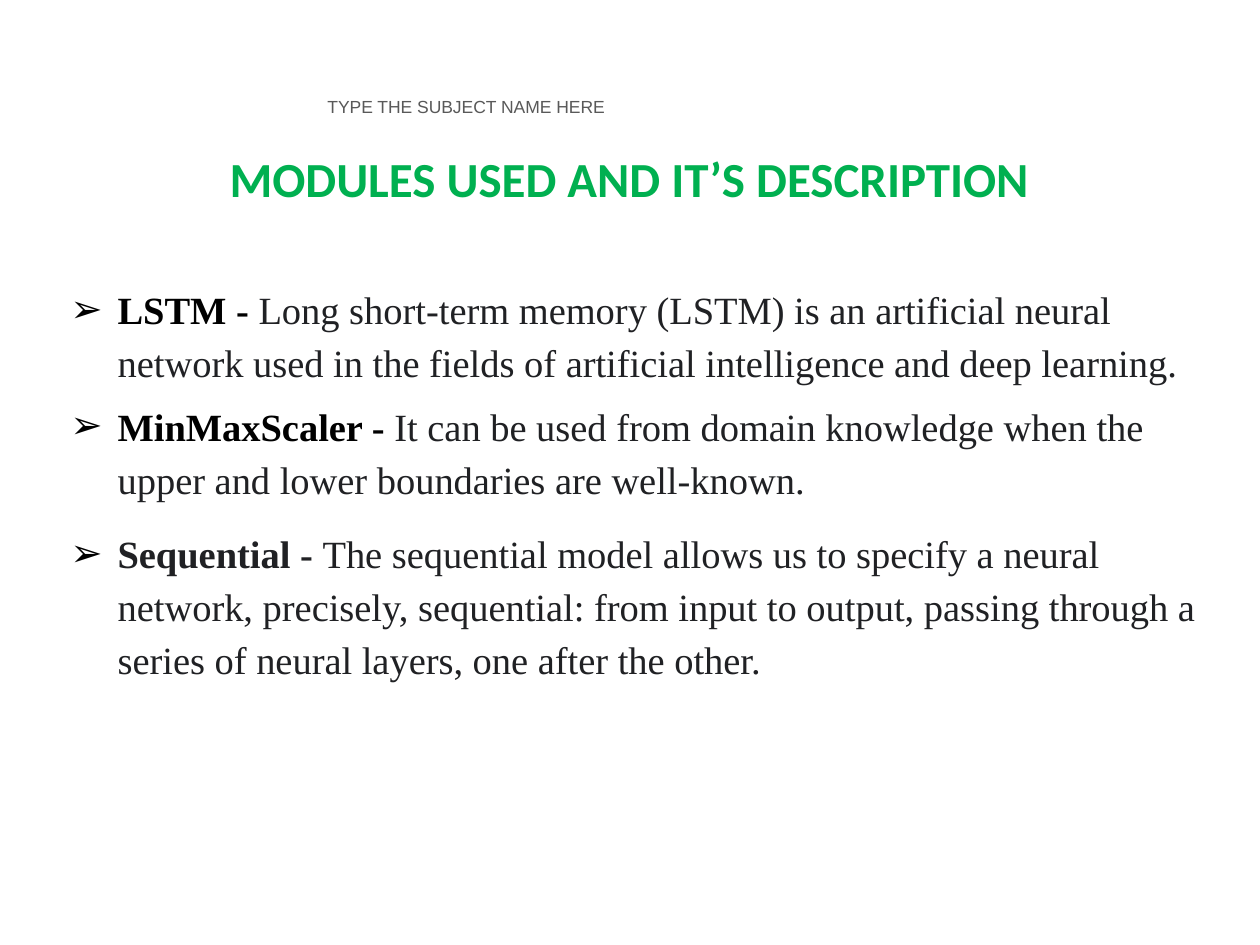
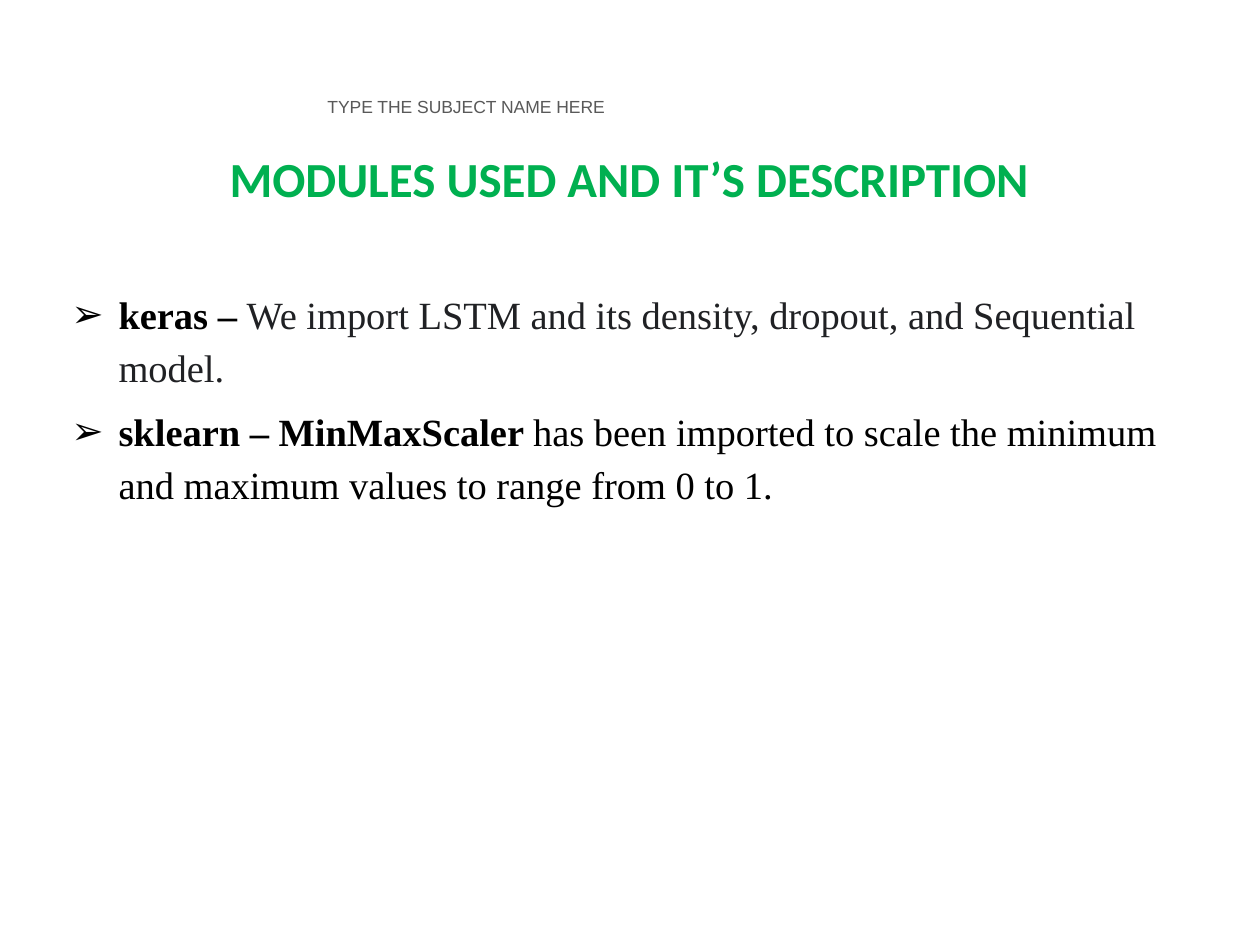
Before and after one commit to 24tarun/UG-project-Demand-Forecasting, a slide deck: slide 10 of FINAL_YEAR_PROJECT_PPT.pptx. Drawn at 1260x945 pixels with LibreOffice and Linux fonts; fonts in the diff are those of the drawing; background and template pictures are left out. Boxes give left, top, right and bottom in pixels: in the first picture for what was removed or moved away, otherwise in the second. Text is boxed around its words. In the diff, an @@ line names an element or a change of style, - is before the commit and + after.

```diff
--- a/FINAL_YEAR_PROJECT_PPT.pptx
+++ b/FINAL_YEAR_PROJECT_PPT.pptx
@@ text at [119, 302, 1156, 507]: text changed; text colour #202124 to #000000 @@
-➢ LSTM - Long short-term memory (LSTM) is an artificial neural network used in the fields of artificial intelligence and deep learning.
-➢ MinMaxScaler - It can be used from domain knowledge when the upper and lower boundaries are well-known.
-➢ Sequential - The sequential model allows us to specify a neural network, precisely, sequential: from input to output, passing through a series of neural layers, one after the other.
+➢ keras – We import LSTM and its density, dropout, and Sequential model.
+➢ sklearn – MinMaxScaler has been imported to scale the minimum and maximum values to range from 0 to 1.
```
Also in this commit, not shown: 1 other slide changed, 2 slides added, 5 other files.
